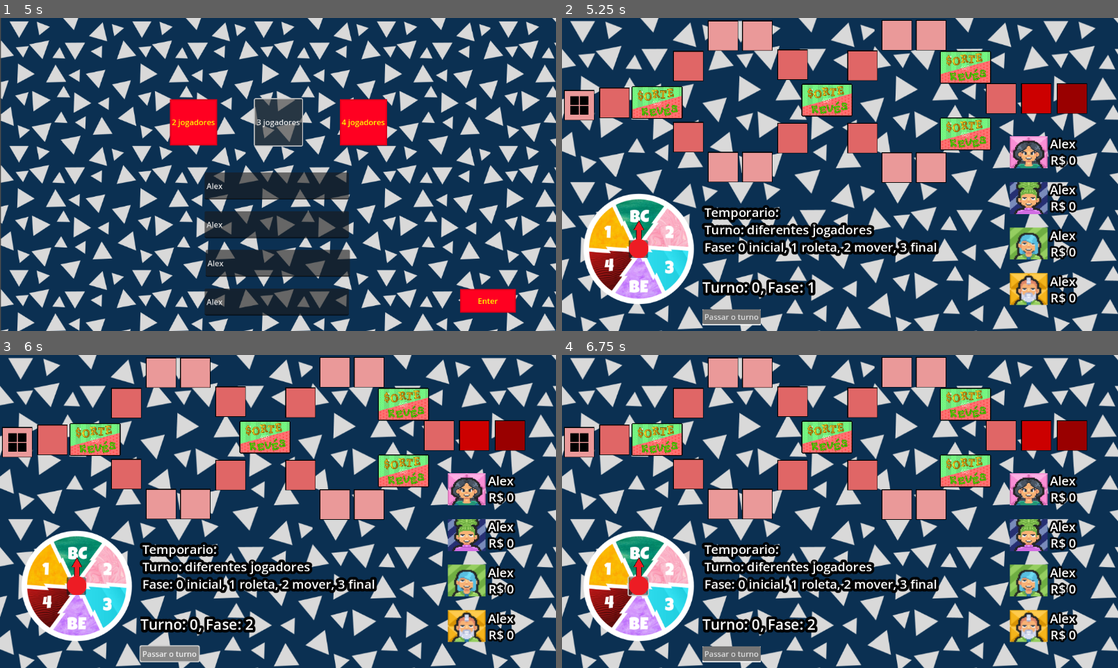
Above: before the commit, frames 1-4 (two rows, left to right).
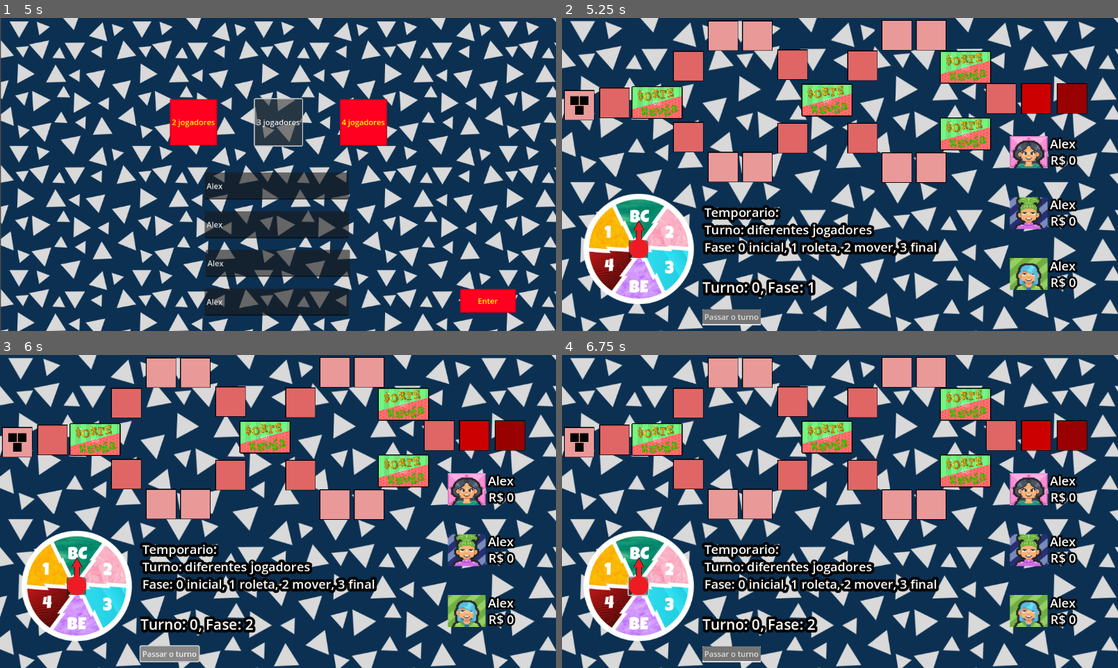
Above: after the commit, the same moments.

Repository: walo2/GameDev_ProjetoGeo
Game: Godot game, scene res://menu.tscn
Same seed, same stepped clock (60 frames per second), same inputs: the game is played once before the commit and once after it.
Inputs (mouse positions are in pixels of both pictures, inside the frame that each line leads up to):
- Up to frame 1 (5 s): click "INICIAR" at 0.5 s; click "2 jogadores" at 1.25 s; click (278, 187) at 2.02 s; type "Alex" at 2.1 s; click (278, 224) at 2.25 s; type "Alex" at 2.33 s; click "4 jogadores" at 2.75 s; click (278, 262) at 3.52 s; type "Alex" at 3.6 s; click (278, 302) at 3.75 s; type "Alex" at 3.83 s; click "3 jogadores" at 4.25 s
- Up to frame 2 (5.25 s): click "Enter" at 5 s
- Up to frame 3 (6 s): click "Passar o turno" at 5.75 s
- Up to frame 4 (6.75 s): click (639, 586) at 6.52 s

Frame 1 is identical in both runs. In frame 2, 3.9% of the frame differs, in the area x 1-93%, y 28-92%; in frame 3, 3.9%; in frame 4, 3.9%.

Commit message:
Mais uma correção na hud

Diff:
--- a/Kapitalistik/Controlador.gd
+++ b/Kapitalistik/Controlador.gd
@@ -9,7 +9,6 @@
 
 # Called when the node enters the scene tree for the first time.
 func _ready():
-	print(GlobalData.num_players)
 	pass # Replace with function body.
 
 
--- a/Kapitalistik/MenuPlayers.gd
+++ b/Kapitalistik/MenuPlayers.gd
@@ -20,6 +20,7 @@
 
 func _on_2players_pressed():
 	num_players_selected = 2
+	print(GlobalData.num_players)
 	GlobalData.set_num_players(num_players_selected)
 	labels[0].visible = true
 	labels[1].visible = true
@@ -29,6 +30,7 @@
 func _on_3players_pressed():
 	num_players_selected = 3
 	GlobalData.set_num_players(num_players_selected)
+	print(GlobalData.num_players)
 	labels[0].visible = true
 	labels[1].visible = true
 	labels[2].visible = true
@@ -39,6 +41,7 @@
 func _on_4players_pressed():
 	num_players_selected = 4
 	GlobalData.set_num_players(num_players_selected)
+	print(GlobalData.num_players)
 	labels[0].visible = true
 	labels[1].visible = true
 	labels[2].visible = true
--- a/Kapitalistik/MenuPlayers.tscn
+++ b/Kapitalistik/MenuPlayers.tscn
@@ -117,6 +117,20 @@
 "
 
 [node name="3Players" type="Button" parent="Background"]
+layout_mode = 2
+offset_left = 528.0
+offset_top = 168.0
+offset_right = 626.0
+offset_bottom = 264.0
+grow_horizontal = 2
+grow_vertical = 2
+size_flags_stretch_ratio = 0.0
+theme = SubResource("Theme_nl0wd")
+theme_override_colors/font_color = Color(1, 1, 0, 1)
+text = "3 jogadores
+"
+
+[node name="4Players" type="Button" parent="Background"]
 top_level = true
 layout_mode = 2
 offset_left = 704.0
@@ -129,20 +143,6 @@
 theme = SubResource("Theme_nl0wd")
 theme_override_colors/font_color = Color(1, 1, 0, 1)
 text = "4 jogadores
-"
-
-[node name="4Players" type="Button" parent="Background"]
-layout_mode = 2
-offset_left = 528.0
-offset_top = 168.0
-offset_right = 626.0
-offset_bottom = 264.0
-grow_horizontal = 2
-grow_vertical = 2
-size_flags_stretch_ratio = 0.0
-theme = SubResource("Theme_nl0wd")
-theme_override_colors/font_color = Color(1, 1, 0, 1)
-text = "3 jogadores
 "
 
 [node name="Label" type="Label" parent="."]
@@ -216,11 +216,10 @@
 "
 
 [connection signal="pressed" from="Background/2Players" to="." method="_on_2players_pressed"]
-[connection signal="pressed" from="Background/3Players" to="." method="_on_4players_pressed"]
-[connection signal="pressed" from="Background/4Players" to="." method="_on_3players_pressed"]
+[connection signal="pressed" from="Background/3Players" to="." method="_on_3players_pressed"]
+[connection signal="pressed" from="Background/4Players" to="." method="_on_4players_pressed"]
 [connection signal="text_changed" from="Player1_name" to="." method="_on_player_1_name_text_changed"]
 [connection signal="text_changed" from="Player2_name" to="." method="_on_player_2_name_text_changed"]
 [connection signal="text_changed" from="Player3_name" to="." method="_on_player_3_name_text_changed"]
 [connection signal="text_changed" from="Player4_name" to="." method="_on_player_4_name_text_changed"]
 [connection signal="pressed" from="Enter" to="." method="_on_enter_pressed"]
-[connection signal="pressed" from="Enter" to="." method="_on_4players_pressed"]
--- a/Kapitalistik/Tiles/Tiles.gd
+++ /dev/null
@@ -1,11 +0,0 @@
-extends Node2D
-
-
-# Called when the node enters the scene tree for the first time.
-func _ready():
-	pass # Replace with function body.
-
-
-# Called every frame. 'delta' is the elapsed time since the previous frame.
-func _process(delta):
-	pass
--- a/Kapitalistik/singleton/global_data.gd
+++ b/Kapitalistik/singleton/global_data.gd
@@ -1,6 +1,6 @@
 extends Node
 
-@export var num_players = 2
+@export var num_players = 4
 @export var player_names = ["1", "2", "3", "4"]
 @export var player_money = [0, 0, 0, 0]
 
